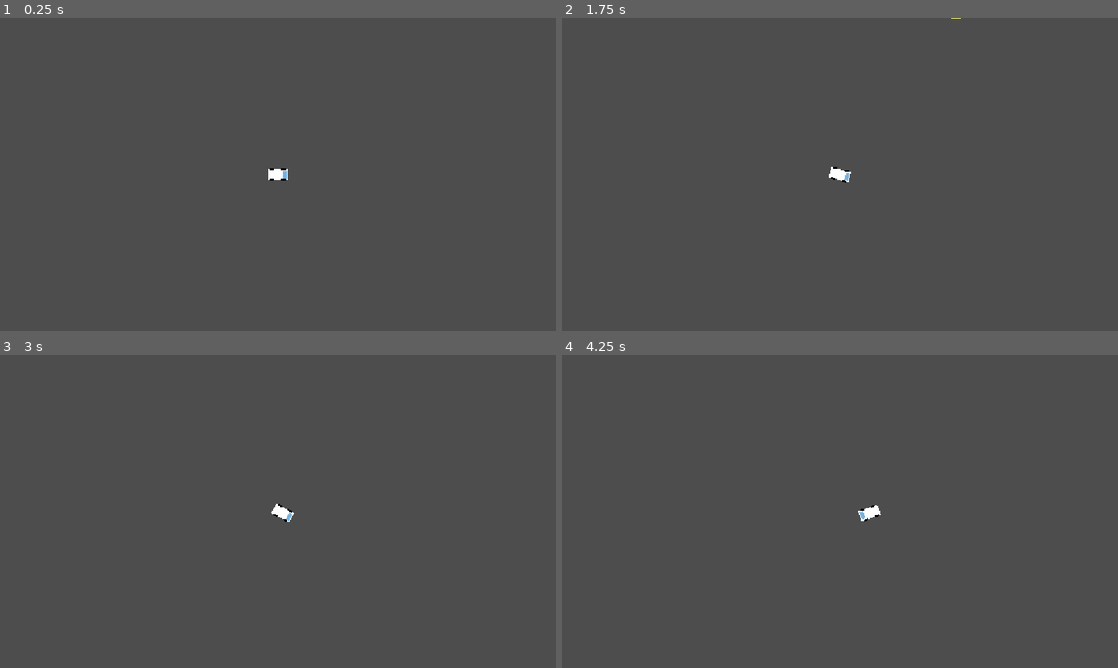
Above: before the commit, frames 1-4 (two rows, left to right).
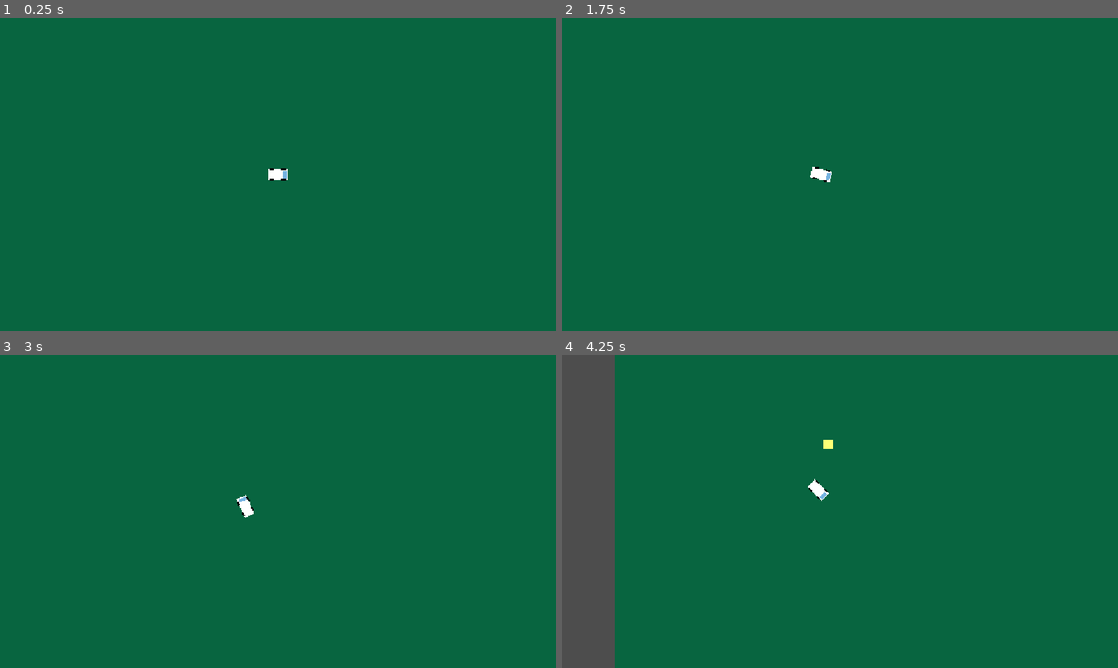
Above: after the commit, the same moments.

Repository: Bolb2019/Nexus
Game: Godot game, scene res://Main/Main.tscn
Two runs of this game, one before a commit and one after it. Both use one fixed random seed, a clock stepped at 60 frames per second and the inputs below.
Inputs (mouse positions are in pixels of both pictures, inside the frame that each line leads up to):
- Up to frame 1 (0.25 s): no input
- Up to frame 2 (1.75 s): tap Enter at 0.5 s; move the mouse to (962, 158) at 0.52 s; hold D (Turn_Right) 0.53-1.28 s; tap Alt at 0.6 s; click (962, 158) at 0.67 s; move the mouse to (728, 190) at 1.27 s; hold S (Backward) from 1.28 s (still down); tap Shift at 1.35 s
- Up to frame 3 (3 s): move the mouse to (333, 442) at 2.02 s; release S (Backward) at 2.03 s; hold D (Turn_Right) 2.03-2.78 s; tap Alt at 2.1 s; move the mouse to (250, 574) at 2.77 s; hold W (Forward) from 2.78 s (still down); tap Shift at 2.85 s; click (250, 574) at 2.92 s
- Up to frame 4 (4.25 s): move the mouse to (1006, 558) at 3.52 s; release W (Forward) at 3.53 s; hold A (Turn_Left) from 3.53 s (still down); tap Alt at 3.6 s

The runs differ from the first frame. In frame 1, 100% of the frame differs, in the area x 0-100%, y 0-100%; in frame 2, 100%; in frame 3, 100%; in frame 4, 90%.

Commit message:
feat: added map

Diff:
--- a/nexus/Main/Main.tscn
+++ b/nexus/Main/Main.tscn
@@ -3,9 +3,45 @@
 [ext_resource type="PackedScene" uid="uid://cs2esnkvg0kjt" path="res://Player/Player.tscn" id="1_lxy7q"]
 [ext_resource type="PackedScene" uid="uid://sikv4aa8o7vj" path="res://Objectives/Spawners/Cheese Spawner.tscn" id="2_83ytx"]
 
+[sub_resource type="RectangleShape2D" id="RectangleShape2D_83ytx"]
+size = Vector2(3017, 20)
+
 [node name="Main" type="Node2D" unique_id=381744176]
 
+[node name="ColorRect" type="ColorRect" parent="." unique_id=293351749]
+offset_right = 3000.0
+offset_bottom = 3000.0
+color = Color(0.03231424, 0.39786384, 0.2524828, 1)
+
+[node name="StaticBody2D" type="StaticBody2D" parent="ColorRect" unique_id=1423052646]
+
+[node name="CollisionShape2D" type="CollisionShape2D" parent="ColorRect/StaticBody2D" unique_id=381934893]
+position = Vector2(1498.5, 0)
+shape = SubResource("RectangleShape2D_83ytx")
+
+[node name="StaticBody2D2" type="StaticBody2D" parent="ColorRect" unique_id=1899354138]
+position = Vector2(-5, 2994)
+
+[node name="CollisionShape2D" type="CollisionShape2D" parent="ColorRect/StaticBody2D2" unique_id=910920735]
+position = Vector2(1498.5, 0)
+shape = SubResource("RectangleShape2D_83ytx")
+
+[node name="StaticBody2D3" type="StaticBody2D" parent="ColorRect" unique_id=458001691]
+rotation = 1.5707964
+
+[node name="CollisionShape2D" type="CollisionShape2D" parent="ColorRect/StaticBody2D3" unique_id=570279]
+position = Vector2(1498.5, 0)
+shape = SubResource("RectangleShape2D_83ytx")
+
+[node name="StaticBody2D4" type="StaticBody2D" parent="ColorRect" unique_id=1566833753]
+position = Vector2(2991, 2994)
+rotation = -1.5707964
+
+[node name="CollisionShape2D" type="CollisionShape2D" parent="ColorRect/StaticBody2D4" unique_id=1647464955]
+position = Vector2(1498.5, 0)
+shape = SubResource("RectangleShape2D_83ytx")
+
 [node name="Player" parent="." unique_id=1748143763 instance=ExtResource("1_lxy7q")]
-position = Vector2(691, 385)
+position = Vector2(1473, 1507)
 
 [node name="Cheese Spawner" parent="." unique_id=874335331 instance=ExtResource("2_83ytx")]
--- a/nexus/Objectives/Spawners/cheese_spawner.gd
+++ b/nexus/Objectives/Spawners/cheese_spawner.gd
@@ -1,7 +1,6 @@
 extends Node2D
 
-const CHEESE_SPAWN = 50 #High numbers = higher spawns
-const MAX_CHEESE = 20
+const MAX_CHEESE = 200
 
 var time = 0
 var wait_time = 0
@@ -17,6 +16,8 @@
 	if time > wait_time:
 		wait_time += 1
 		genCheese()
+		genCheese()
+		genCheese()
 
 func genCheese():
 	if get_child_count() >= MAX_CHEESE:
@@ -24,4 +25,4 @@
 
 	var cheese = preload("res://Objectives/Objects/Cheese.tscn").instantiate()
 	add_child(cheese)
-	cheese.global_position =  Vector2(randi() % 1080, randi() % 1080)
+	cheese.global_position =  Vector2(randi() % 3000, randi() % 3000)
--- a/nexus/Player/Player_movement.gd
+++ b/nexus/Player/Player_movement.gd
@@ -13,6 +13,9 @@
 
 	if (Input.is_action_pressed("Forward") and abs(velocity.x + velocity.y) <= MAX_SPEED):
 		velocity += direction * ACCELERATION
+		powerslide = false
+	elif (Input.is_action_pressed("Backward") and abs(velocity.x + velocity.y) <= MAX_SPEED):
+		velocity -= direction * ACCELERATION
 		powerslide = false
 	else:
 		powerslide = true
